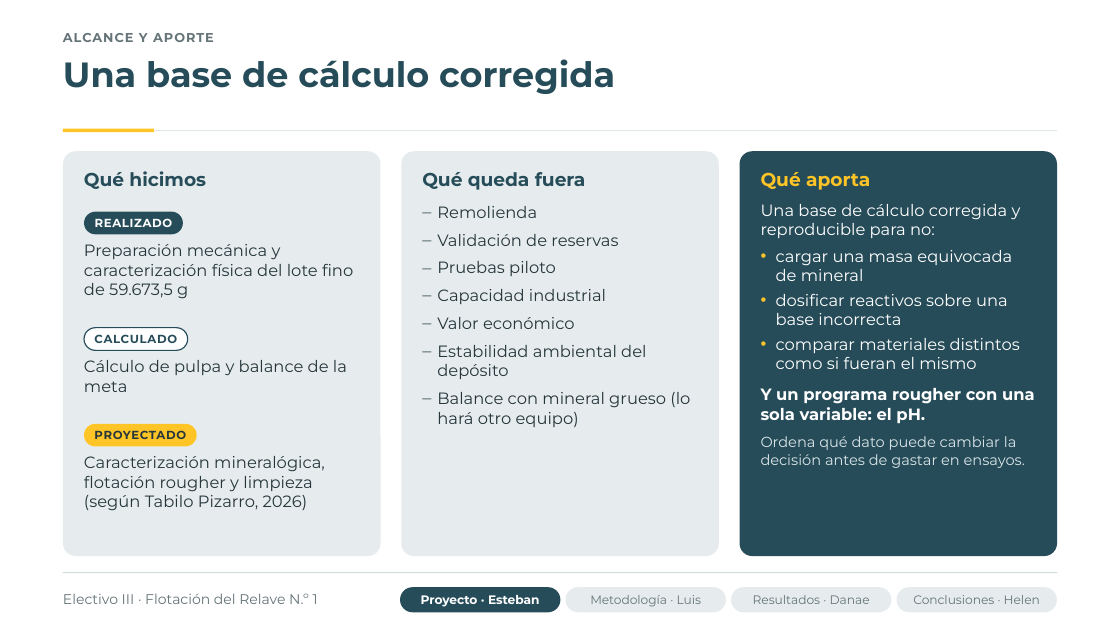
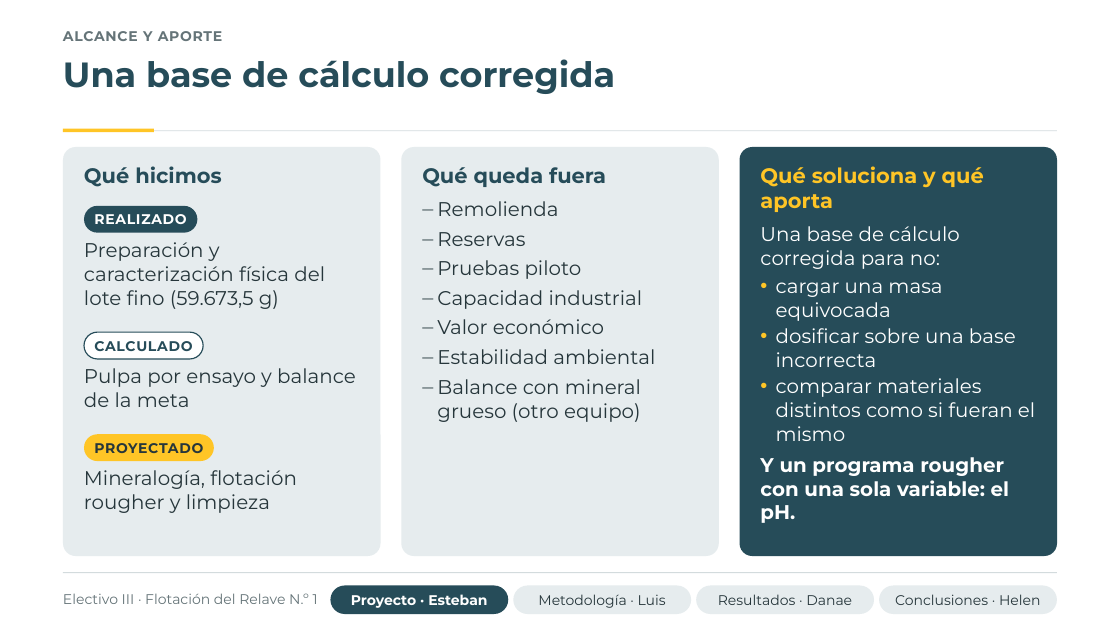
Before and after one commit to flakoks/juego-amigo-secreto, a slide deck: slide 6 of presentacion-tesis/presentacion_flotacion_relave.pptx. Drawn at 1120x630 pixels with LibreOffice and Linux fonts; fonts in the diff are those of the drawing; background and template pictures are left out. Boxes give left, top, right and bottom in pixels: in the first picture for what was removed or moved away, otherwise in the second. Text is boxed around its words. In the diff, an @@ line names an element or a change of style, - is before the commit and + after.

```diff
--- a/presentacion-tesis/presentacion_flotacion_relave.pptx
+++ b/presentacion-tesis/presentacion_flotacion_relave.pptx
@@ text "ALCANCE Y APORTE" at bbox=[63, 31, 222, 41]: size 11 to 12 pt, letter spacing 0.8 to 0.6 pt @@
@@ rounded rectangle: place and size @@
-rounded rectangle at bbox=[63, 151, 381, 556]
+rounded rectangle at bbox=[63, 147, 381, 556]
@@ rounded rectangle: place and size @@
-rounded rectangle at bbox=[402, 151, 719, 556]
+rounded rectangle at bbox=[402, 147, 719, 556]
@@ rounded rectangle: place and size @@
-rounded rectangle at bbox=[739, 151, 1057, 556]
+rounded rectangle at bbox=[739, 147, 1057, 556]
@@ text "Qué hicimos" at bbox=[84, 166, 221, 187]: size 16 to 18 pt @@
@@ text at bbox=[422, 167, 643, 334]: size 16 to 18 pt in "Qué queda fuera"; size 14 to 17 pt in "Remolienda", "Pruebas piloto", "Capacidad industrial", "Valor económico"; less space between paragraphs @@
@@ rounded rectangle "REALIZADO": place and size @@
-rounded rectangle "REALIZADO" at bbox=[84, 212, 183, 234]
+rounded rectangle "REALIZADO" at bbox=[84, 206, 197, 233]
@@ text at bbox=[437, 232, 525, 246]: text changed; size 14 to 17 pt @@
-– Validación de reservas
+– Reservas
@@ text at bbox=[760, 226, 1016, 367]: text changed; size 14 to 17 pt @@
-Qué aporta
-Una base de cálculo corregida y reproducible para no:
-• cargar una masa equivocada de mineral
-• dosificar reactivos sobre una base incorrecta
+Qué soluciona y qué aporta
+Una base de cálculo corregida para no:
+• cargar una masa equivocada
+• dosificar sobre una base incorrecta
@@ text at bbox=[84, 242, 325, 309]: text changed; size 14 to 17 pt @@
-Preparación mecánica y caracterización física del lote fino de 59.673,5 g
+Preparación y caracterización física del lote fino (59.673,5 g)
@@ rounded rectangle "CALCULADO": place and size @@
-rounded rectangle "CALCULADO" at bbox=[84, 328, 187, 350]
+rounded rectangle "CALCULADO" at bbox=[84, 332, 203, 359]
@@ text at bbox=[437, 349, 655, 422]: text changed; size 14 to 17 pt @@
-– Estabilidad ambiental del depósito
-– Balance con mineral grueso (lo hará otro equipo)
+– Estabilidad ambiental
+– Balance con mineral grueso (otro equipo)
@@ text at bbox=[84, 368, 356, 407]: text changed; size 14 to 17 pt @@
-Cálculo de pulpa y balance de la meta
+Pulpa por ensayo y balance de la meta
@@ text at bbox=[760, 378, 1035, 523]: size 14 to 17 pt in "comparar materiales distintos como si fueran el ...", "Y un programa rougher con una sola ..."; less space between paragraphs @@
@@ size 10 to 12 pt in 3 elements at bbox=[84, 206, 197, 233], bbox=[84, 332, 203, 359], bbox=[84, 434, 214, 461] @@
@@ rounded rectangle "PROYECTADO": place and size @@
-rounded rectangle "PROYECTADO" at bbox=[84, 424, 197, 447]
+rounded rectangle "PROYECTADO" at bbox=[84, 434, 214, 461]
@@ text at bbox=[761, 436, 1025, 468]: paragraph removed @@
-Ordena qué dato puede cambiar la decisión antes de gastar en ensayos.
@@ text at bbox=[84, 470, 297, 513]: text changed; size 14 to 17 pt @@
-Caracterización mineralógica, flotación rougher y limpieza (según Tabilo Pizarro, 2026)
+Mineralogía, flotación rougher y limpieza
@@ rounded rectangle "Proyecto · Esteban": place and size @@
-rounded rectangle "Proyecto · Esteban" at bbox=[400, 587, 560, 613]
+rounded rectangle "Proyecto · Esteban" at bbox=[330, 586, 508, 614]
@@ rounded rectangle "Proyecto · Esteban" at bbox=[330, 586, 508, 614]: size 10.5 to 12 pt @@
@@ size 10.5 to 12 pt, text colour #657478 to #26363B in 3 elements at bbox=[880, 586, 1058, 614], bbox=[697, 586, 875, 614], bbox=[513, 586, 691, 614] @@
@@ rounded rectangle "Metodología · Luis": place and size @@
-rounded rectangle "Metodología · Luis" at bbox=[565, 587, 726, 613]
+rounded rectangle "Metodología · Luis" at bbox=[513, 586, 691, 614]
@@ rounded rectangle "Resultados · Danae": place and size @@
-rounded rectangle "Resultados · Danae" at bbox=[731, 587, 891, 613]
+rounded rectangle "Resultados · Danae" at bbox=[697, 586, 875, 614]
@@ rounded rectangle "Conclusiones · Helen": place and size @@
-rounded rectangle "Conclusiones · Helen" at bbox=[897, 587, 1057, 613]
+rounded rectangle "Conclusiones · Helen" at bbox=[880, 586, 1058, 614]
```
Also in this commit, not shown: 22 other slides changed, 1 other file.
